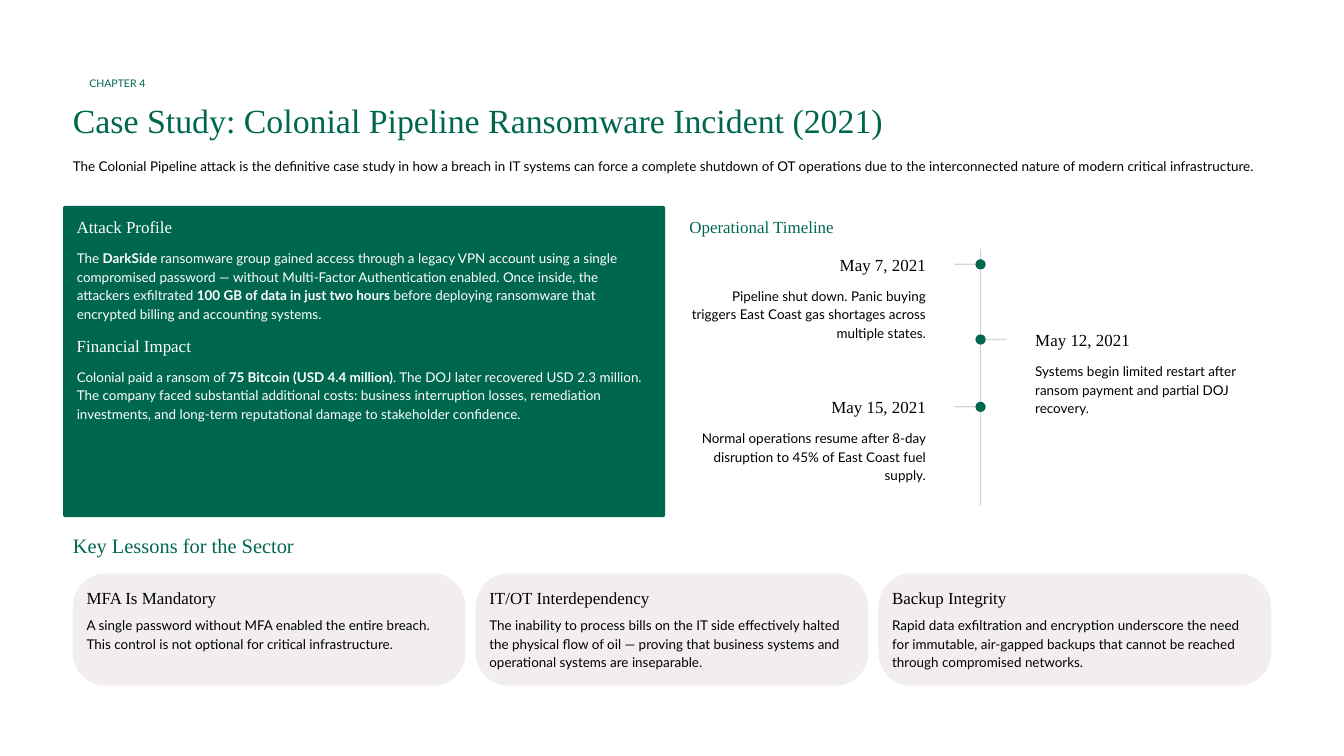
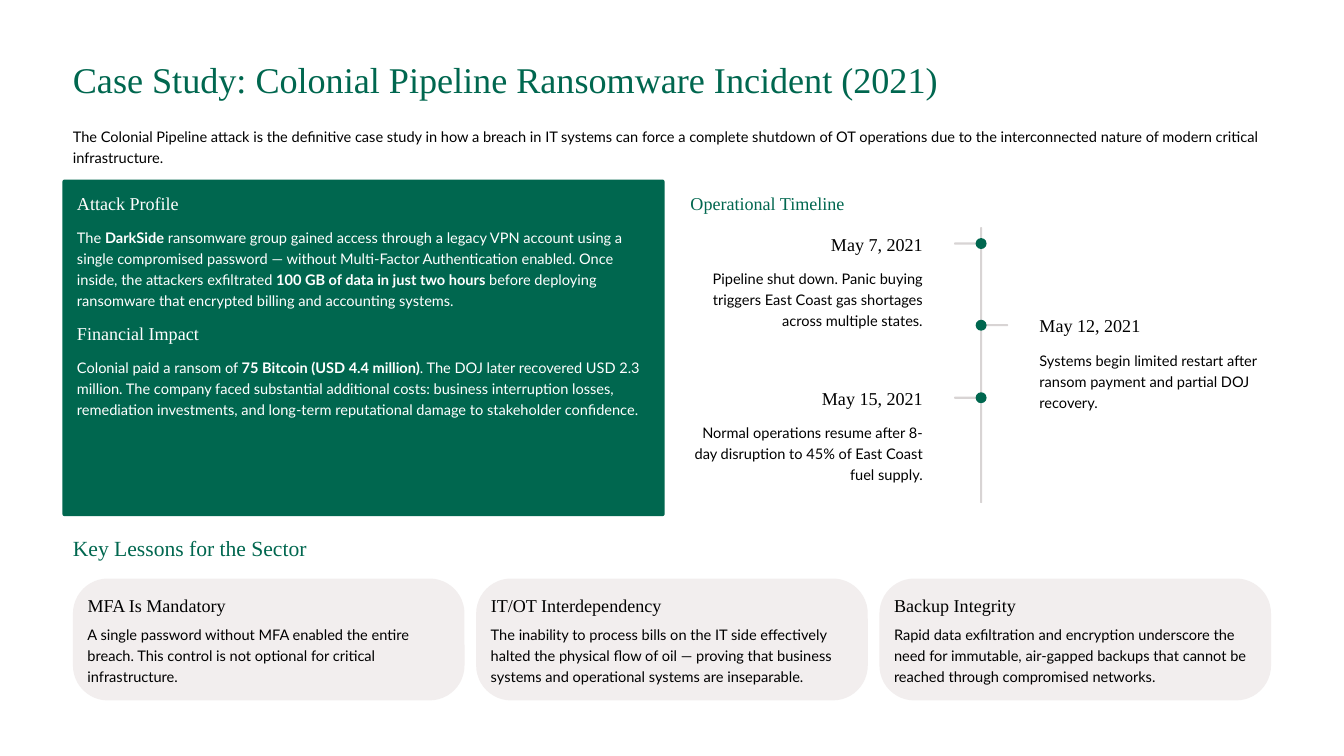
Before and after one commit to cybertiagovieira/workrelated, a slide deck: slide 5 of Energy Sector.pptx. Drawn at 1344x756 pixels with LibreOffice and Linux fonts; fonts in the diff are those of the drawing; background and template pictures are left out. Boxes give left, top, right and bottom in pixels: in the first picture for what was removed or moved away, otherwise in the second. Text is boxed around its words. In the diff, an @@ line names an element or a change of style, - is before the commit and + after.

```diff
--- a/Energy Sector.pptx
+++ b/Energy Sector.pptx
@@ text "Case Study: Colonial Pipeline Ransomware ...": place and size @@
-text "Case Study: Colonial Pipeline Ransomware ..." at box(73, 109, 883, 140)
+text "Case Study: Colonial Pipeline Ransomware ..." at box(73, 68, 937, 101)
@@ text "Case Study: Colonial Pipeline Ransomware ..." at box(73, 68, 937, 101): size 29 to 31 pt; line spacing 36.5pt to 39pt @@
@@ text removed at box(89, 79, 145, 87) @@
-CHAPTER 4
@@ text "The Colonial Pipeline attack is ...": place and size @@
-text "The Colonial Pipeline attack is ..." at box(73, 161, 1253, 174)
+text "The Colonial Pipeline attack is ..." at box(73, 131, 1258, 163)
@@ rounded rectangle: place and size @@
-rounded rectangle at box(63, 206, 665, 517)
+rounded rectangle at box(62, 180, 664, 517)
@@ text "Attack Profile": place and size @@
-text "Attack Profile" at box(77, 221, 172, 233)
+text "Attack Profile" at box(77, 197, 179, 210)
@@ size 14.5 to 15.5 pt; line spacing 18pt to 19.5pt in 9 elements at box(88, 599, 225, 616), box(491, 599, 661, 616), box(894, 599, 1016, 616), box(822, 393, 923, 409), box(77, 327, 199, 344), box(1039, 320, 1140, 336), box(831, 239, 923, 255), box(77, 197, 179, 210), box(690, 197, 845, 214) @@
@@ text "Operational Timeline": place and size @@
-text "Operational Timeline" at box(689, 221, 834, 237)
+text "Operational Timeline" at box(690, 197, 845, 214)
@@ text "The DarkSide ransomware group gained ...": place and size @@
-text "The DarkSide ransomware group gained ..." at box(77, 253, 617, 322)
+text "The DarkSide ransomware group gained ..." at box(77, 232, 622, 309)
@@ text "May 7, 2021": place and size @@
-text "May 7, 2021" at box(840, 259, 926, 275)
+text "May 7, 2021" at box(831, 239, 923, 255)
@@ proportions changed in 11 elements at box(879, 579, 1271, 701), box(73, 579, 465, 701), box(476, 579, 868, 701), box(62, 180, 664, 517), box(975, 392, 986, 403), box(954, 396, 984, 399), box(980, 227, 983, 502), box(975, 320, 986, 331), box(979, 324, 1009, 327), box(954, 243, 984, 245), box(975, 238, 986, 249) @@
@@ rounded rectangle: place and size @@
-rounded rectangle at box(975, 260, 985, 270)
+rounded rectangle at box(975, 238, 986, 249)
@@ rounded rectangle: place and size @@
-rounded rectangle at box(980, 249, 982, 505)
+rounded rectangle at box(980, 227, 983, 502)
@@ text "Pipeline shut down. Panic buying ...": place and size @@
-text "Pipeline shut down. Panic buying ..." at box(692, 291, 926, 341)
+text "Pipeline shut down. Panic buying ..." at box(713, 273, 923, 329)
@@ rounded rectangle: place and size @@
-rounded rectangle at box(954, 264, 982, 265)
+rounded rectangle at box(954, 243, 984, 245)
@@ text "Financial Impact": place and size @@
-text "Financial Impact" at box(77, 340, 191, 356)
+text "Financial Impact" at box(77, 327, 199, 344)
@@ rounded rectangle: place and size @@
-rounded rectangle at box(975, 334, 985, 344)
+rounded rectangle at box(975, 320, 986, 331)
@@ rounded rectangle: place and size @@
-rounded rectangle at box(979, 339, 1007, 340)
+rounded rectangle at box(979, 324, 1009, 327)
@@ text "May 12, 2021": place and size @@
-text "May 12, 2021" at box(1035, 334, 1130, 350)
+text "May 12, 2021" at box(1039, 320, 1140, 336)
@@ text "Colonial paid a ransom of ...": place and size @@
-text "Colonial paid a ransom of ..." at box(77, 371, 642, 422)
+text "Colonial paid a ransom of ..." at box(77, 362, 639, 418)
@@ text "Systems begin limited restart after ...": place and size @@
-text "Systems begin limited restart after ..." at box(1035, 366, 1236, 416)
+text "Systems begin limited restart after ..." at box(1039, 355, 1257, 411)
@@ text "May 15, 2021": place and size @@
-text "May 15, 2021" at box(831, 401, 926, 417)
+text "May 15, 2021" at box(822, 393, 923, 409)
@@ rounded rectangle: place and size @@
-rounded rectangle at box(954, 406, 982, 407)
+rounded rectangle at box(954, 396, 984, 399)
@@ rounded rectangle: place and size @@
-rounded rectangle at box(975, 402, 985, 412)
+rounded rectangle at box(975, 392, 986, 403)
@@ text "Normal operations resume after 8-day ...": place and size @@
-text "Normal operations resume after 8-day ..." at box(702, 433, 926, 483)
+text "Normal operations resume after 8-day ..." at box(695, 427, 923, 483)
@@ text "Key Lessons for the Sector" at box(73, 540, 306, 561): size 17.5 to 18.5 pt; line spacing 21.5pt to 23pt @@
@@ rounded rectangle: place and size @@
-rounded rectangle at box(73, 574, 465, 686)
+rounded rectangle at box(73, 579, 465, 701)
@@ rounded rectangle: place and size @@
-rounded rectangle at box(475, 574, 868, 686)
+rounded rectangle at box(476, 579, 868, 701)
@@ rounded rectangle: place and size @@
-rounded rectangle at box(879, 574, 1271, 686)
+rounded rectangle at box(879, 579, 1271, 701)
@@ size 11.5 to 12.5 pt; line spacing 16pt to 18pt in 9 elements at box(77, 362, 639, 418), box(695, 427, 923, 483), box(894, 629, 1246, 685), box(491, 629, 831, 685), box(1039, 355, 1257, 411), box(77, 232, 622, 309), box(713, 273, 923, 329), box(73, 131, 1258, 163), box(87, 629, 409, 682) @@
@@ text "A single password without MFA ...": place and size @@
-text "A single password without MFA ..." at box(87, 620, 430, 652)
+text "A single password without MFA ..." at box(87, 629, 409, 682)
@@ text "The inability to process bills ...": place and size @@
-text "The inability to process bills ..." at box(489, 620, 840, 670)
+text "The inability to process bills ..." at box(491, 629, 831, 685)
@@ text "Rapid data exfiltration and encryption ...": place and size @@
-text "Rapid data exfiltration and encryption ..." at box(892, 620, 1239, 670)
+text "Rapid data exfiltration and encryption ..." at box(894, 629, 1246, 685)
```
Also in this commit, not shown: 4 other slides changed, 1 other file.
